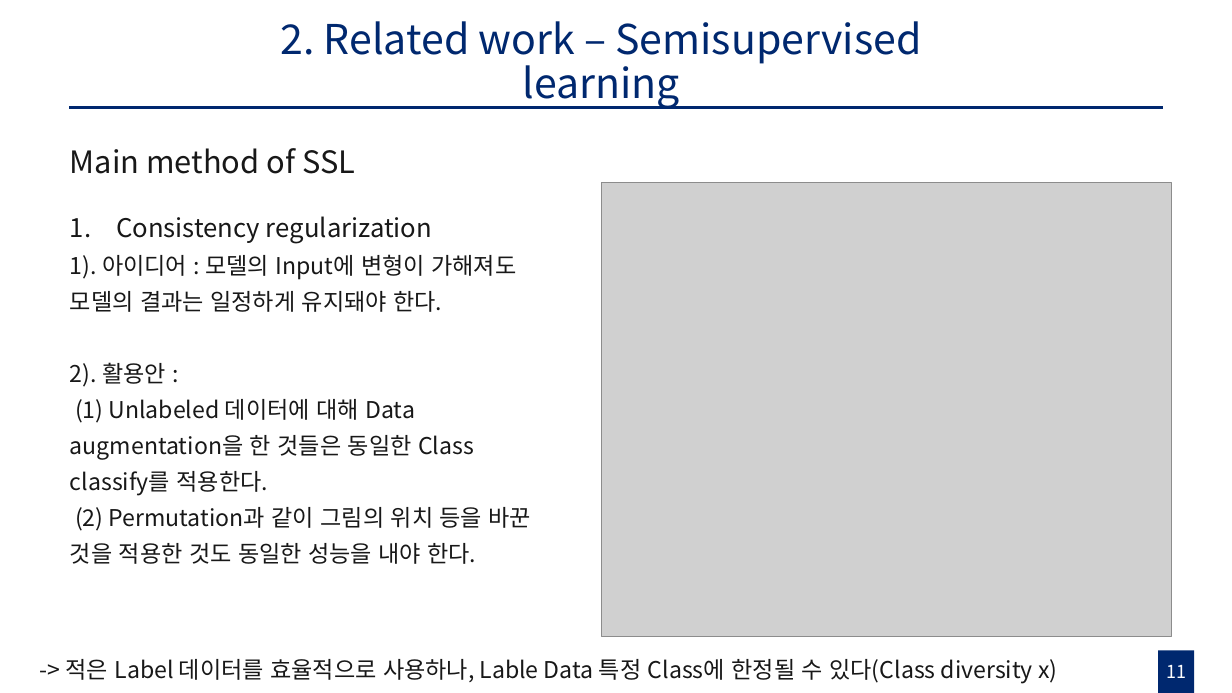
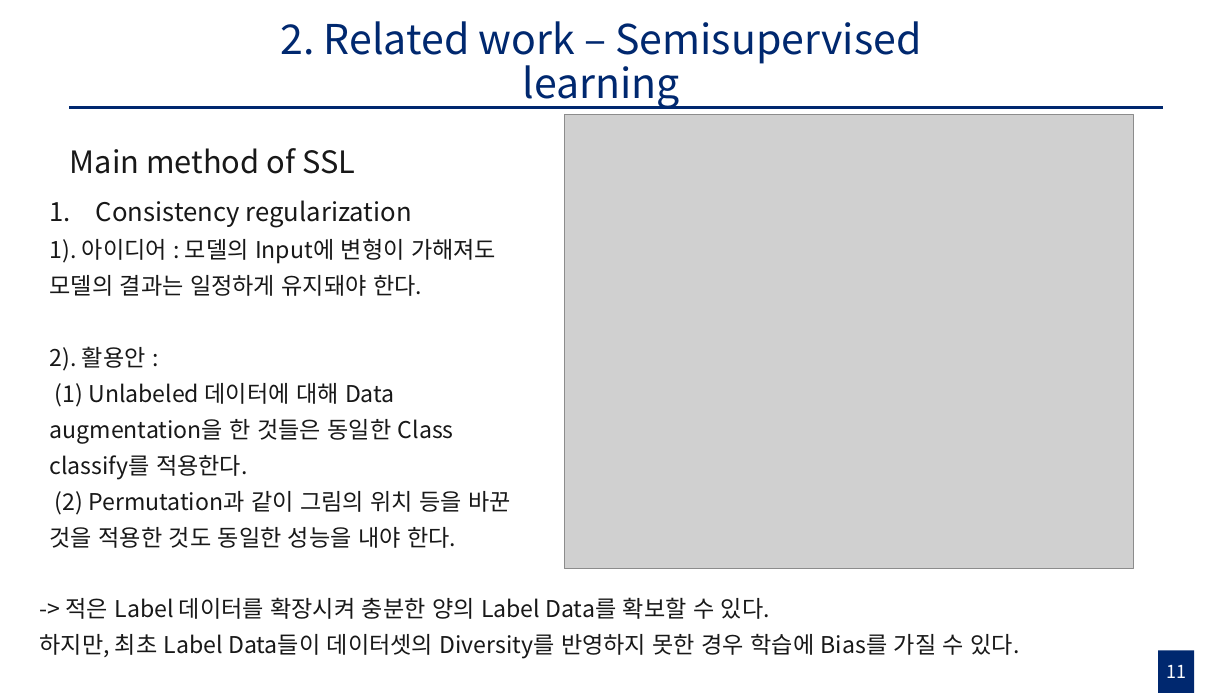
Before and after one commit to gusrn0505/TIL, a slide deck: slide 11 of Pseudo labeling with Coreset 초안.pptx. Drawn at 1232x693 pixels with LibreOffice and Linux fonts; fonts in the diff are those of the drawing; grey boxes stand for pictures. Boxes give left, top, right and bottom in pixels: in the first picture for what was removed or moved away, otherwise in the second. Text is boxed around its words. In the diff, an @@ line names an element or a change of style, - is before the commit and + after.

```diff
--- a/Pseudo labeling with Coreset 초안.pptx
+++ b/Pseudo labeling with Coreset 초안.pptx
@@ picture: place and size @@
-picture at bbox=[602, 182, 1172, 636]
+picture at bbox=[565, 115, 1135, 568]
@@ text "Consistency regularization": place and size @@
-text "Consistency regularization" at bbox=[70, 216, 532, 564]
+text "Consistency regularization" at bbox=[50, 200, 510, 548]
@@ text at bbox=[40, 597, 1020, 658]: text changed @@
--> 적은 Label 데이터를 효율적으로 사용하나, Lable Data 특정 Class에 한정될 수 있다(Class diversity x)
+-> 적은 Label 데이터를 확장시켜 충분한 양의 Label Data를 확보할 수 있다.
+하지만, 최초 Label Data들이 데이터셋의 Diversity를 반영하지 못한 경우 학습에 Bias를 가질 수 있다.
```
Also in this commit, not shown: 9 other slides changed, 18 slides added, 11 slides removed, 4 other files.
